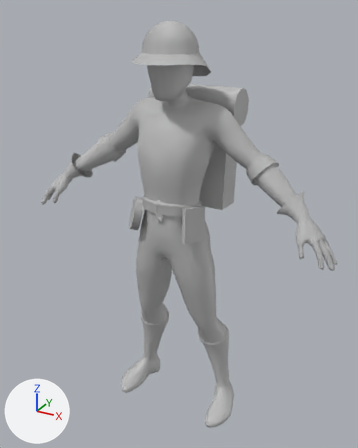
What one commit did to the FBX model Assets/Models/Character/Character@ItemGrab.fbx.
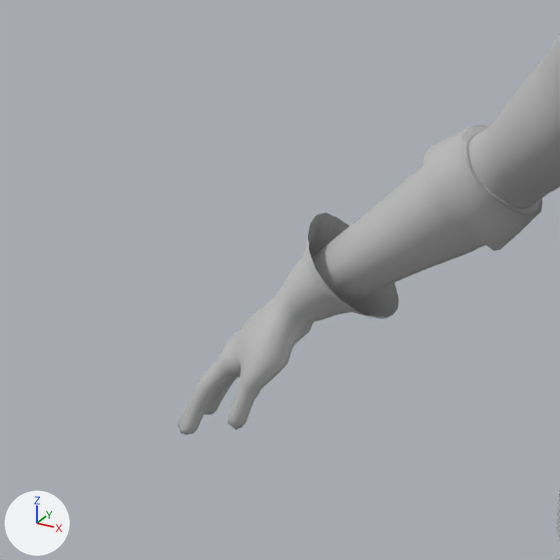
The first picture shows the older version from a camera (50 mm lens) standing at (0.979, -1.761, 1.841) and looking at (0.052, -0.076, 0.998). The close-ups show both versions on the part from 0% to 36% of the width and 23% to 52% of the height of that picture. Every picture has the same lights, and +X, +Y and +Z are marked at lower left. Where no turn or scale is listed for an object, it has been applied to the vertices.

Before the edit, the objects in view are built like this:
```python
me_mesh_001 = bpy.data.meshes.new('Mesh.001')
me_mesh_001.from_pydata(...)  # 100 vertices, 80 faces; spans x -0.5781..-0.4568, y -0.0795..0.0478, z 1.0936..1.2109
me_mesh_001.materials.append(mat_lambert2)  # grey #bcbcbc
me_mesh_007 = bpy.data.meshes.new('Mesh.007')
me_mesh_007.from_pydata(...)  # 4784 vertices, 4782 faces; spans x -0.71..0.71, y -0.16..0.16, z 0.0..1.76
me_mesh_007.materials.append(mat_lambert2)  # grey #bcbcbc
ob_character = bpy.data.objects.new('Character', me_mesh_007)
ob_character.location = (0.0, 0.0, 0.0)
ob_right_cuff = bpy.data.objects.new('Right_Cuff', me_mesh_001)
ob_right_cuff.location = (0.0, 0.0, 0.0)
```
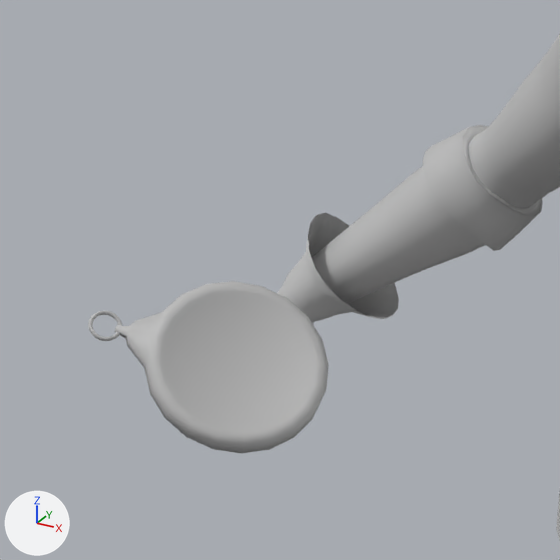
The change, as a list of edits to the scene's bpy script:
```text
Add mat_lambert1:
    mat_lambert1 = principled_material('lambert1')
    mat_lambert1.base_color = (0.5, 0.5, 0.5)  # grey #bcbcbc
Add me_mesh_008:
    me_mesh_008.from_pydata(...)  # 260 vertices, 278 faces; spans x -0.092..0.062, y -0.075..0.07, z -0.061..0.062
    me_mesh_008.materials.append(mat_lambert1)  # grey #bcbcbc
Add ob_astrolabelp:
    ob_astrolabelp = bpy.data.objects.new('AstrolabeLP', me_mesh_008)
    ob_astrolabelp.location = (-0.224, -0.497, 1.24)
```

Where the change shows, as pixel boxes (x1, y1, x2, y2) in the close-ups (560 x 560 px):
'AstrolabeLP', added: after (88, 281, 329, 454)
